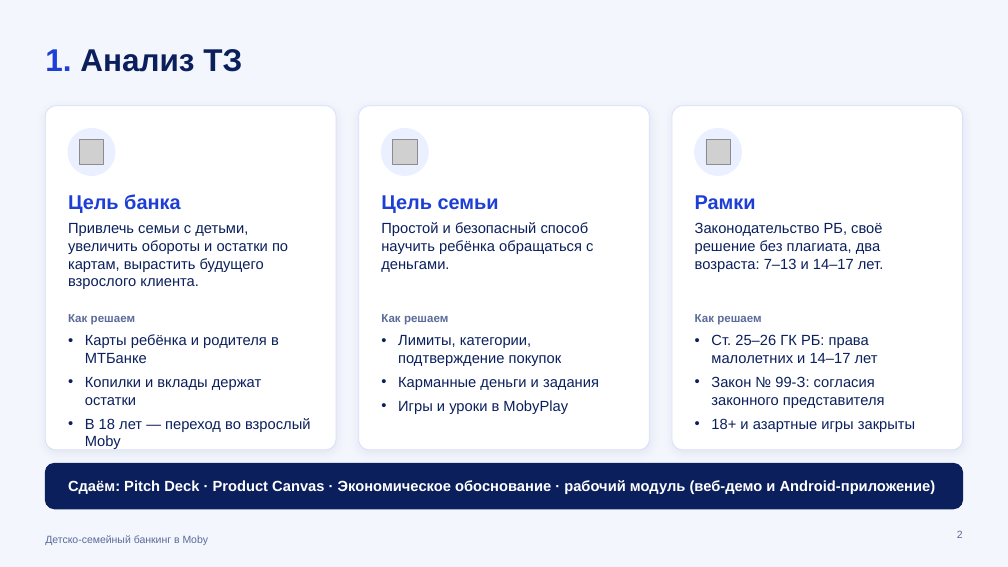
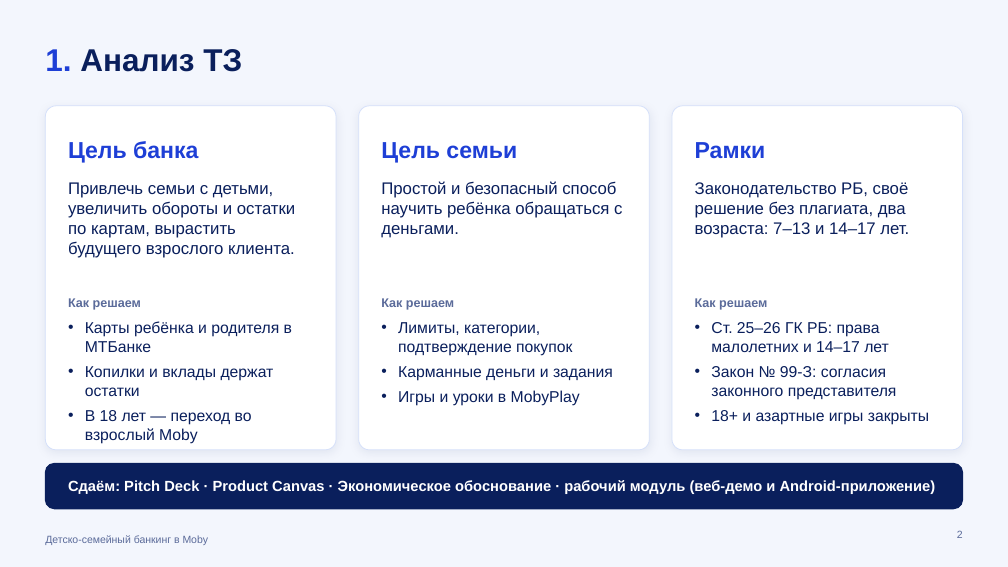
Before and after one commit to kvasiuum/hackatonmtbank, a slide deck: slide 2 of presentation/Moby_Семья_презентация.pptx. Drawn at 1008x567 pixels with LibreOffice and Linux fonts; fonts in the diff are those of the drawing; grey boxes stand for pictures. Boxes give left, top, right and bottom in pixels: in the first picture for what was removed or moved away, otherwise in the second. Text is boxed around its words. In the diff, an @@ line names an element or a change of style, - is before the commit and + after.

```diff
--- a/presentation/Moby_Семья_презентация.pptx
+++ b/presentation/Moby_Семья_презентация.pptx
@@ text "Цель банка": place and size @@
-text "Цель банка" at box(68, 194, 180, 213)
+text "Цель банка" at box(68, 141, 198, 163)
@@ ellipse removed at box(68, 129, 115, 175) @@
@@ picture removed at box(79, 140, 104, 164) @@
@@ text "Цель семьи": place and size @@
-text "Цель семьи" at box(381, 195, 499, 213)
+text "Цель семьи" at box(381, 142, 517, 163)
@@ ellipse removed at box(381, 129, 428, 175) @@
@@ picture removed at box(392, 140, 417, 164) @@
@@ size 19 to 22 pt in 3 elements at box(68, 141, 198, 163), box(381, 142, 517, 163), box(695, 142, 766, 158) @@
@@ text "Рамки": place and size @@
-text "Рамки" at box(695, 195, 756, 209)
+text "Рамки" at box(695, 142, 766, 158)
@@ ellipse removed at box(695, 129, 742, 175) @@
@@ picture removed at box(706, 140, 730, 164) @@
@@ text "Привлечь семьи с детьми, увеличить ...": place and size @@
-text "Привлечь семьи с детьми, увеличить ..." at box(68, 223, 288, 289)
+text "Привлечь семьи с детьми, увеличить ..." at box(68, 182, 295, 258)
@@ text "Простой и безопасный способ научить ...": place and size @@
-text "Простой и безопасный способ научить ..." at box(381, 222, 593, 272)
+text "Простой и безопасный способ научить ..." at box(381, 181, 622, 238)
@@ size 14 to 16 pt in 3 elements at box(68, 182, 295, 258), box(381, 181, 622, 238), box(695, 182, 909, 238) @@
@@ text "Законодательство РБ, своё решение без ...": place and size @@
-text "Законодательство РБ, своё решение без ..." at box(695, 222, 883, 272)
+text "Законодательство РБ, своё решение без ..." at box(695, 182, 909, 238)
@@ 3 texts: place and size @@
-3 texts at box(68, 314, 761, 325)
+3 texts at box(68, 298, 767, 310)
@@ size 11 to 12 pt in 3 elements at box(68, 298, 141, 310), box(381, 298, 454, 310), box(695, 298, 767, 310) @@
@@ text "Карты ребёнка и родителя в ...": place and size @@
-text "Карты ребёнка и родителя в ..." at box(85, 334, 311, 449)
+text "Карты ребёнка и родителя в ..." at box(85, 321, 292, 444)
@@ text "Лимиты, категории, подтверждение покупок": place and size @@
-text "Лимиты, категории, подтверждение покупок" at box(398, 335, 599, 414)
+text "Лимиты, категории, подтверждение покупок" at box(398, 322, 613, 406)
@@ size 14 to 15 pt in 3 elements at box(85, 321, 292, 444), box(398, 322, 613, 406), box(711, 322, 929, 425) @@
@@ text "Ст. 25–26 ГК РБ: права ...": place and size @@
-text "Ст. 25–26 ГК РБ: права ..." at box(711, 334, 915, 432)
+text "Ст. 25–26 ГК РБ: права ..." at box(711, 322, 929, 425)
```
Also in this commit, not shown: 11 other slides changed.
